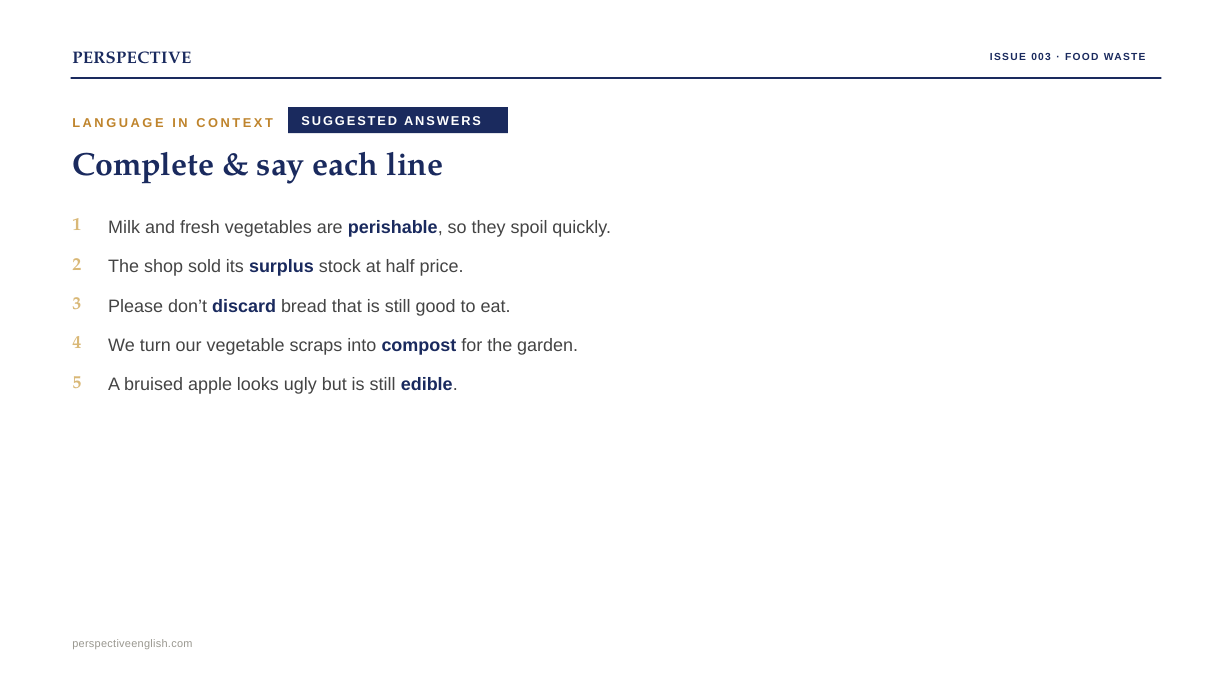
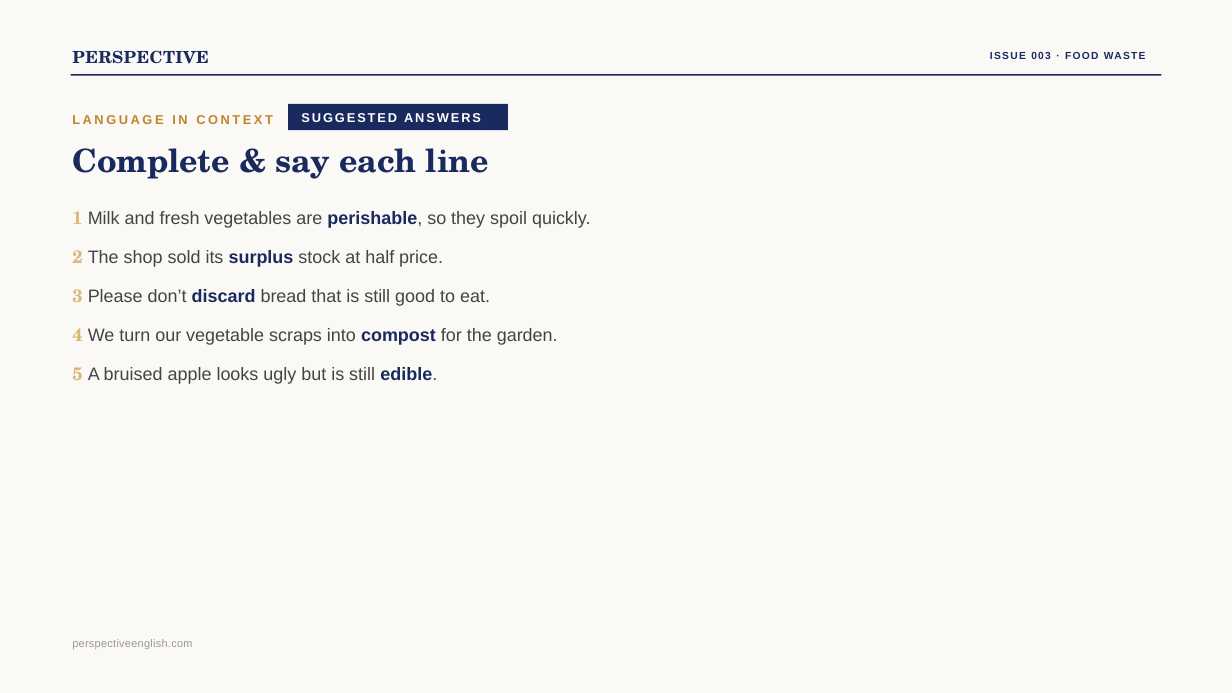
Before and after one commit to Swinka85/perspective-english, a slide deck: slide 13 of downloads/issue003-ppt.pptx. Drawn at 1232x693 pixels with LibreOffice and Linux fonts; fonts in the diff are those of the drawing. Boxes give left, top, right and bottom in pixels: in the first picture for what was removed or moved away, otherwise in the second. Text is boxed around its words. In the diff, an @@ line names an element or a change of style, - is before the commit and + after.

```diff
--- a/downloads/issue003-ppt.pptx
+++ b/downloads/issue003-ppt.pptx
@@ background #FFFFFF to #FAF9F6 @@
@@ text "PERSPECTIVE" at bbox=[72, 50, 209, 64]: font TeX Gyre Pagella to TeX Gyre Schola @@
@@ text "Complete & say each line" at bbox=[72, 148, 490, 179]: font TeX Gyre Pagella to TeX Gyre Schola @@
@@ text at bbox=[72, 211, 591, 228]: text changed @@
-Milk and fresh vegetables are perishable, so they spoil quickly.
+1 Milk and fresh vegetables are perishable, so they spoil quickly.
@@ text removed at bbox=[72, 218, 81, 230] @@
-1
@@ text at bbox=[72, 250, 443, 267]: text changed @@
-The shop sold its surplus stock at half price.
+2 The shop sold its surplus stock at half price.
@@ text removed at bbox=[72, 258, 81, 270] @@
-2
@@ text at bbox=[72, 289, 490, 306]: text changed @@
-Please don’t discard bread that is still good to eat.
+3 Please don’t discard bread that is still good to eat.
@@ text removed at bbox=[72, 297, 81, 309] @@
-3
@@ text at bbox=[72, 328, 558, 345]: text changed @@
-We turn our vegetable scraps into compost for the garden.
+4 We turn our vegetable scraps into compost for the garden.
@@ text removed at bbox=[72, 336, 81, 348] @@
-4
@@ text at bbox=[72, 367, 437, 384]: text changed @@
-A bruised apple looks ugly but is still edible.
+5 A bruised apple looks ugly but is still edible.
@@ text removed at bbox=[72, 376, 81, 388] @@
-5
```
Also in this commit, not shown: 14 other slides changed, 5 other files.
